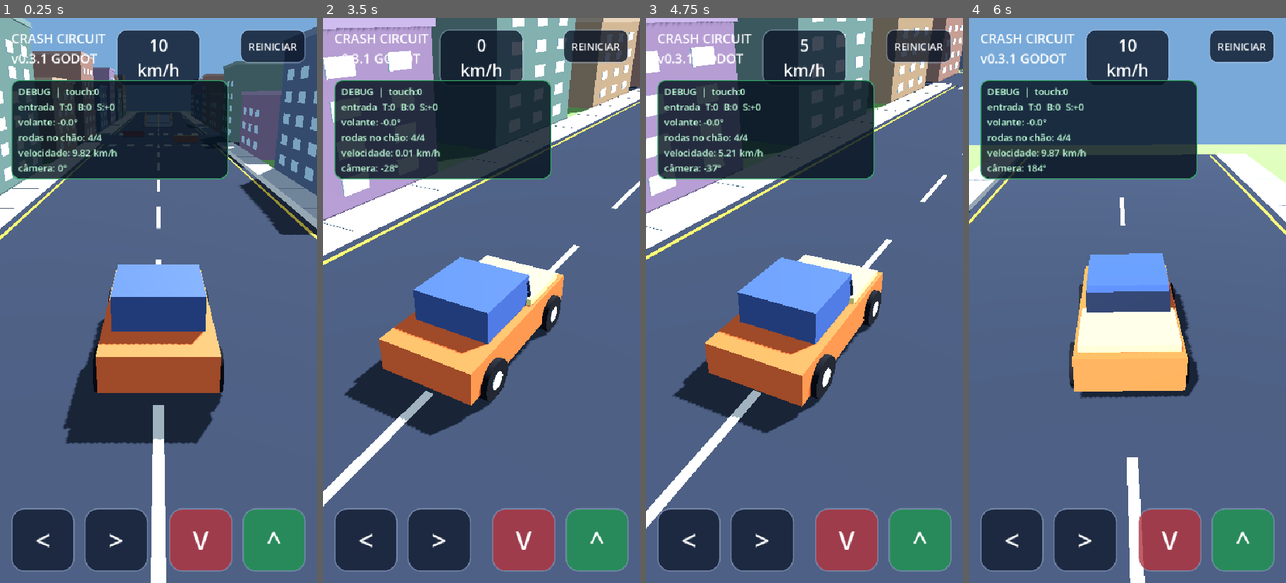
Above: before the commit, frames 1-4 (left to right).
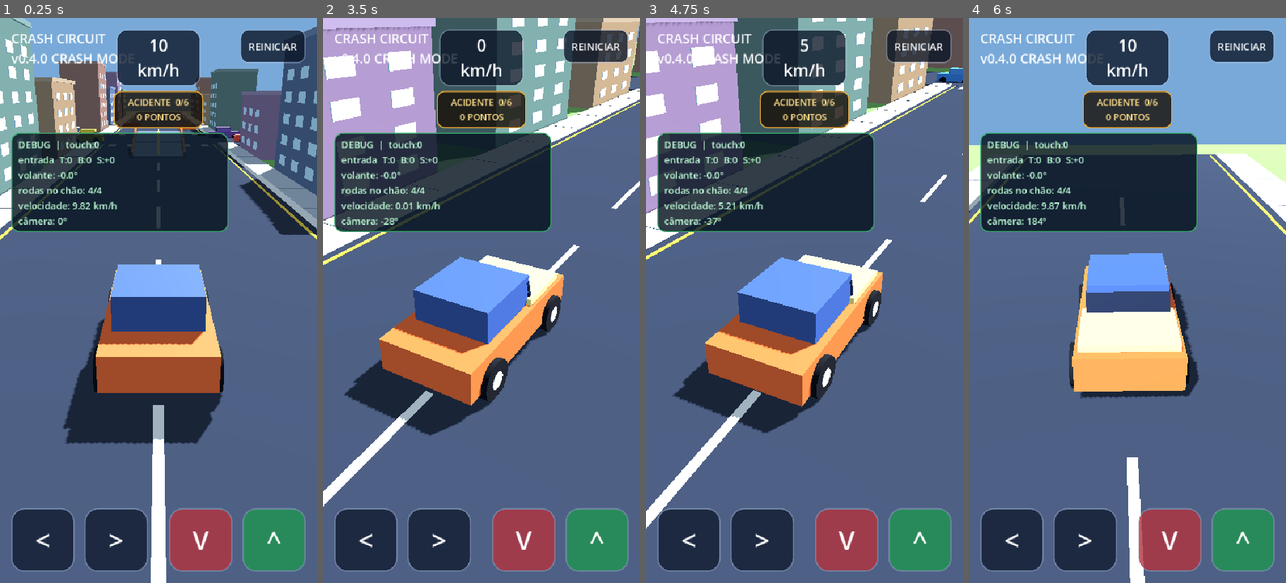
Above: after the commit, the same moments.

Repository: rasuda/Cargame-
Game: Godot game, scene res://scenes/main.tscn
Same seed, same stepped clock (60 frames per second), same inputs: the game is played once before the commit and once after it.
Inputs (mouse positions are in pixels of both pictures, inside the frame that each line leads up to):
- Up to frame 1 (0.25 s): no input
- Up to frame 2 (3.5 s): move the mouse to (551, 272) at 0.52 s; hold D (steer_right) 0.53-1.25 s; tap C (cycle_camera) at 0.6, 2.1 s; click (551, 272) at 0.67 s; drag from (418, 328) to (465, 413) at 1.27 s; move the mouse to (513, 176) at 2.02 s; hold D (steer_right) 2.03-2.75 s; drag from (465, 413) to (386, 215) at 2.77 s
- Up to frame 3 (4.75 s): move the mouse to (899, 385) at 3.52 s; hold A (steer_left) 3.53-4.25 s; tap C (cycle_camera) at 3.6 s; tap R (reset_car) at 4.15 s; drag from (709, 215) to (756, 159) at 4.27 s
- Up to frame 4 (6 s): move the mouse to (1143, 300) at 5.02 s; hold S (brake) 5.03-5.75 s; tap C (cycle_camera) at 5.1 s; click (1143, 300) at 5.17 s; drag from (1079, 159) to (1064, 328) at 5.77 s

The runs differ from the first frame. In frame 1, 15% of the frame differs, in the area x 3-90%, y 5-38%; in frame 2, 13%; in frame 3, 14%; in frame 4, 13%.

Commit message:
Add playable intersection crash mode prototype

Diff:
--- a/scripts/hud.gd
+++ b/scripts/hud.gd
@@ -1,12 +1,13 @@
 class_name GameHud
 extends Control
 
-const VERSION := "v0.3.1 GODOT"
+const VERSION := "v0.4.0 CRASH MODE"
 
 var title_label: Label
 var speed_label: Label
 var debug_label: Label
 var reset_label: Label
+var crash_label: Label
 var debug_visible := true
 var control_rects: Dictionary = {}
 var control_panels: Dictionary = {}
@@ -25,6 +26,10 @@
 func set_telemetry(speed: float, ground_count: int, throttle: float, brake_value: float, steer: float, steering_degrees: float, touches: int, camera_degrees: float) -> void:
 	speed_label.text = "%d\nkm/h" % roundi(speed)
 	debug_label.text = "DEBUG  |  touch:%d\nentrada  T:%.0f  B:%.0f  S:%+.0f\nvolante: %+.1f°\nrodas no chão: %d/4\nvelocidade: %.2f km/h\ncâmera: %.0f°" % [touches, throttle, brake_value, steer, steering_degrees, ground_count, speed, camera_degrees]
+
+
+func set_crash_stats(involved: int, total: int, score: int) -> void:
+	crash_label.text = "ACIDENTE  %d/%d\n%d PONTOS" % [involved, total, score]
 
 
 func action_at(point: Vector2) -> String:
@@ -84,6 +89,15 @@
 	reset_label.add_theme_stylebox_override("normal", _panel_style(Color(0.04, 0.08, 0.15, 0.78), 14.0, 2.0))
 	add_child(reset_label)
 
+	crash_label = Label.new()
+	crash_label.text = "ACIDENTE  0/6\n0 PONTOS"
+	crash_label.horizontal_alignment = HORIZONTAL_ALIGNMENT_CENTER
+	crash_label.vertical_alignment = VERTICAL_ALIGNMENT_CENTER
+	crash_label.add_theme_font_size_override("font_size", 15)
+	crash_label.add_theme_color_override("font_color", Color("ffe08a"))
+	crash_label.add_theme_stylebox_override("normal", _panel_style(Color(0.10, 0.07, 0.04, 0.82), 12.0, 2.0, Color("e8a93b")))
+	add_child(crash_label)
+
 
 func _build_controls() -> void:
 	for action in ["left", "right", "brake", "accelerate"]:
@@ -119,6 +133,8 @@
 	reset_label.position = Vector2(viewport_size.x - margin - reset_width, margin)
 	reset_label.size = Vector2(reset_width, 58)
 	control_rects["reset"] = Rect2(reset_label.position, reset_label.size)
+	crash_label.position = Vector2(viewport_size.x * 0.5 - 76.0, margin + 105.0)
+	crash_label.size = Vector2(152.0, 58.0)
 
 	var left_rect := Rect2(Vector2(margin, bottom - button_size), Vector2.ONE * button_size)
 	var right_rect := Rect2(Vector2(margin + button_size + gap, bottom - button_size), Vector2.ONE * button_size)
@@ -134,7 +150,7 @@
 		control_panels[action].position = rect.position
 		control_panels[action].size = rect.size
 
-	debug_label.position = Vector2(margin, margin + 86)
+	debug_label.position = Vector2(margin, margin + 176)
 	debug_label.size = Vector2(minf(370.0, viewport_size.x - margin * 2.0), 138)
 
 
--- a/scripts/main.gd
+++ b/scripts/main.gd
@@ -13,11 +13,15 @@
 var camera_touch := -1
 var camera_touch_origin := Vector2.ZERO
 var camera_touch_distance := 0.0
+var traffic: Array[TrafficCar] = []
+var involved_vehicles: Dictionary = {}
+var crash_score := 0
 
 
 func _ready() -> void:
 	_build_environment()
 	_build_track()
+	_build_traffic()
 	_build_car()
 	_build_camera()
 	_build_hud()
@@ -32,7 +36,7 @@
 	car.set_controls(throttle, brake_value, steer)
 
 	if Input.is_action_just_pressed("reset_car"):
-		car.reset_to_spawn()
+		_reset_game()
 	if Input.is_action_just_pressed("cycle_camera"):
 		_cycle_camera()
 	if Input.is_action_just_pressed("toggle_debug"):
@@ -40,6 +44,7 @@
 
 	_update_camera(delta)
 	hud.set_telemetry(car.speed_kmh(), car.grounded_wheels(), throttle, brake_value, steer, rad_to_deg(car.steering), touch_actions.size(), rad_to_deg(camera_yaw))
+	hud.set_crash_stats(involved_vehicles.size(), traffic.size(), crash_score)
 
 
 func _input(event: InputEvent) -> void:
@@ -56,7 +61,7 @@
 	if event.pressed:
 		var action := hud.action_at(event.position)
 		if action == "reset":
-			car.reset_to_spawn()
+			_reset_game()
 			get_viewport().set_input_as_handled()
 		elif action != "":
 			touch_actions[event.index] = action
@@ -110,6 +115,39 @@
 	car.physics_interpolation_mode = Node.PHYSICS_INTERPOLATION_MODE_ON
 	car.position = Vector3(0.0, 0.42, -30.0)
 	add_child(car)
+
+
+func _build_traffic() -> void:
+	var colors := [Color("3e7bc4"), Color("d84a3c"), Color("d7b632"), Color("58636f"), Color("f0f1ed"), Color("6a4b91")]
+	var starts := [-31.0, -13.0, 6.0, 31.0, 13.0, -6.0]
+	for index in range(6):
+		var vehicle := TrafficCar.new()
+		vehicle.name = "TrafficCar%d" % (index + 1)
+		vehicle.cruise_direction = 1.0 if index < 3 else -1.0
+		vehicle.cruise_speed = 8.0 + float(index % 3) * 1.15
+		vehicle.body_color = colors[index]
+		var lane_z := 19.3 if index < 3 else 24.7
+		vehicle.position = Vector3(starts[index], 0.42, lane_z)
+		vehicle.physics_interpolation_mode = Node.PHYSICS_INTERPOLATION_MODE_ON
+		vehicle.crash_involved.connect(_on_traffic_crash)
+		add_child(vehicle)
+		traffic.append(vehicle)
+
+
+func _on_traffic_crash(vehicle: TrafficCar) -> void:
+	var vehicle_id := vehicle.get_instance_id()
+	if involved_vehicles.has(vehicle_id):
+		return
+	involved_vehicles[vehicle_id] = true
+	crash_score += 1000 * involved_vehicles.size()
+
+
+func _reset_game() -> void:
+	car.reset_to_spawn()
+	involved_vehicles.clear()
+	crash_score = 0
+	for vehicle in traffic:
+		vehicle.reset_traffic()
 
 
 func _build_camera() -> void:
@@ -177,7 +215,7 @@
 		_add_visual_box(Vector3(0.75, 0.028, 2.4), Vector3(float(stripe), 0.032, 14.4), Color("f1efe5"))
 		_add_visual_box(Vector3(0.75, 0.028, 2.4), Vector3(float(stripe), 0.032, 29.6), Color("f1efe5"))
 
-	var ramp := _add_static_box("Ramp", Vector3(4.8, 0.38, 9.0), Vector3(0.0, 0.72, 49.0), Color("66707e"), Vector3(deg_to_rad(-10.0), 0.0, 0.0))
+	var ramp := _add_static_box("Ramp", Vector3(4.8, 0.38, 9.0), Vector3(0.0, 0.72, 8.0), Color("66707e"), Vector3(deg_to_rad(-10.0), 0.0, 0.0))
 	_add_box_child(ramp, Vector3(0.20, 0.035, 8.4), Vector3(0.0, 0.21, 0.0), Color("f1c84b"))
 	_add_box_child(ramp, Vector3(0.20, 0.42, 9.0), Vector3(-2.30, 0.35, 0.0), Color("db6338"))
 	_add_box_child(ramp, Vector3(0.20, 0.42, 9.0), Vector3(2.30, 0.35, 0.0), Color("db6338"))
@@ -188,6 +226,8 @@
 	for side in [-1.0, 1.0]:
 		var building_index := 0
 		for z in range(-25, 92, 16):
+			if z >= 15 and z <= 29:
+				continue
 			var height := 5.0 + float((building_index * 3 + (1 if side > 0.0 else 0)) % 6)
 			var color: Color = building_colors[(building_index + (2 if side > 0.0 else 0)) % building_colors.size()]
 			var building := _add_static_box("Building", Vector3(5.4, height, 10.5), Vector3(side * 11.1, height * 0.5, float(z)), color)
@@ -199,8 +239,8 @@
 					_add_box_child(building, Vector3(0.055, 0.62, 1.35), Vector3(road_face_x, window_y, window_z), Color("b9d9e8"))
 			building_index += 1
 
-	_add_static_box("BarrierLeft", Vector3(2.8, 0.75, 1.0), Vector3(-3.2, 0.38, 18.0), Color("ef6b32"))
-	_add_static_box("BarrierRight", Vector3(2.8, 0.75, 1.0), Vector3(3.2, 0.38, 26.0), Color("be4338"))
+	_add_static_box("BarrierLeft", Vector3(2.8, 0.75, 1.0), Vector3(-4.4, 0.38, 39.0), Color("ef6b32"))
+	_add_static_box("BarrierRight", Vector3(2.8, 0.75, 1.0), Vector3(4.4, 0.38, 44.0), Color("be4338"))
 
 
 func _add_static_box(node_name: String, box_size: Vector3, box_position: Vector3, color: Color, box_rotation := Vector3.ZERO) -> StaticBody3D:
--- /dev/null
+++ b/scripts/traffic_car.gd
@@ -0,0 +1,125 @@
+class_name TrafficCar
+extends RigidBody3D
+
+signal crash_involved(vehicle: TrafficCar)
+
+var cruise_direction := 1.0
+var cruise_speed := 9.0
+var body_color := Color("3d78c5")
+var spawn_position := Vector3.ZERO
+var crashed := false
+
+
+func _ready() -> void:
+	mass = 1050.0
+	continuous_cd = true
+	contact_monitor = true
+	max_contacts_reported = 8
+	freeze_mode = RigidBody3D.FREEZE_MODE_KINEMATIC
+	freeze = true
+	linear_damp = 0.22
+	angular_damp = 0.42
+	rotation.y = PI * 0.5 * cruise_direction
+	spawn_position = global_position
+	_build_model()
+	body_entered.connect(_on_body_entered)
+
+
+func _physics_process(delta: float) -> void:
+	if crashed:
+		return
+	global_position.x += cruise_direction * cruise_speed * delta
+	if cruise_direction > 0.0 and global_position.x > 38.0:
+		global_position.x = -38.0
+		reset_physics_interpolation()
+	elif cruise_direction < 0.0 and global_position.x < -38.0:
+		global_position.x = 38.0
+		reset_physics_interpolation()
+
+
+func reset_traffic() -> void:
+	crashed = false
+	freeze = true
+	global_position = spawn_position
+	rotation = Vector3(0.0, PI * 0.5 * cruise_direction, 0.0)
+	linear_velocity = Vector3.ZERO
+	angular_velocity = Vector3.ZERO
+	sleeping = false
+	reset_physics_interpolation()
+
+
+func _on_body_entered(body: Node) -> void:
+	if crashed:
+		return
+	var causes_crash := body is ArcadeCar
+	if body is TrafficCar:
+		causes_crash = body.crashed
+	if not causes_crash:
+		return
+
+	crashed = true
+	freeze = false
+	sleeping = false
+	linear_velocity = Vector3(cruise_direction * cruise_speed, 0.0, 0.0)
+	if body is ArcadeCar:
+		var player_car := body as ArcadeCar
+		linear_velocity += player_car.linear_velocity * 0.38
+	elif body is TrafficCar:
+		var other_traffic := body as TrafficCar
+		linear_velocity += other_traffic.linear_velocity * 0.38
+	var spin_sign := -1.0 if get_instance_id() % 2 == 0 else 1.0
+	angular_velocity = Vector3(0.0, spin_sign * 0.8, spin_sign * 0.25)
+	crash_involved.emit(self)
+
+
+func _build_model() -> void:
+	var collision := CollisionShape3D.new()
+	var shape := BoxShape3D.new()
+	shape.size = Vector3(1.82, 0.76, 3.72)
+	collision.shape = shape
+	add_child(collision)
+
+	_add_box(Vector3(1.86, 0.68, 3.78), Vector3.ZERO, body_color)
+	_add_box(Vector3(1.54, 0.58, 1.72), Vector3(0.0, 0.59, -0.18), body_color.lightened(0.08))
+	_add_box(Vector3(1.57, 0.40, 0.055), Vector3(0.0, 0.61, 0.68), Color("203141"), Vector3(deg_to_rad(-18.0), 0.0, 0.0))
+	_add_box(Vector3(1.58, 0.36, 0.055), Vector3(0.0, 0.60, -1.03), Color("203141"), Vector3(deg_to_rad(17.0), 0.0, 0.0))
+	_add_box(Vector3(0.44, 0.14, 0.045), Vector3(-0.57, 0.20, 1.91), Color("f2f5df"))
+	_add_box(Vector3(0.44, 0.14, 0.045), Vector3(0.57, 0.20, 1.91), Color("f2f5df"))
+	_add_box(Vector3(0.48, 0.16, 0.045), Vector3(-0.58, 0.18, -1.91), Color("c62e32"))
+	_add_box(Vector3(0.48, 0.16, 0.045), Vector3(0.58, 0.18, -1.91), Color("c62e32"))
+	for side_value in [-1.0, 1.0]:
+		var side: float = float(side_value)
+		for axle_z in [-1.18, 1.18]:
+			_add_wheel(Vector3(side * 0.94, -0.28, float(axle_z)))
+
+
+func _add_wheel(wheel_position: Vector3) -> void:
+	var tire := MeshInstance3D.new()
+	var mesh := CylinderMesh.new()
+	mesh.top_radius = 0.37
+	mesh.bottom_radius = 0.37
+	mesh.height = 0.24
+	mesh.radial_segments = 12
+	mesh.material = _material(Color("17191d"), 0.86)
+	tire.mesh = mesh
+	tire.position = wheel_position
+	tire.rotation.z = PI * 0.5
+	add_child(tire)
+
+
+func _add_box(size: Vector3, box_position: Vector3, color: Color, box_rotation := Vector3.ZERO) -> void:
+	var instance := MeshInstance3D.new()
+	var mesh := BoxMesh.new()
+	mesh.size = size
+	mesh.material = _material(color, 0.58)
+	instance.mesh = mesh
+	instance.position = box_position
+	instance.rotation = box_rotation
+	add_child(instance)
+
+
+func _material(color: Color, roughness_value: float) -> StandardMaterial3D:
+	var material := StandardMaterial3D.new()
+	material.albedo_color = color
+	material.roughness = roughness_value
+	return material
Not shown, changed: export_presets.cfg
Not shown, changed: .github/workflows/deploy.yml
